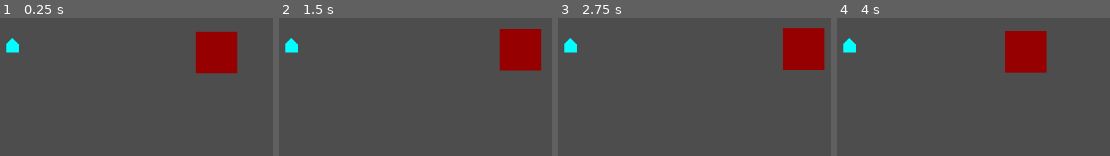
Above: before the commit, frames 1-4 (left to right).
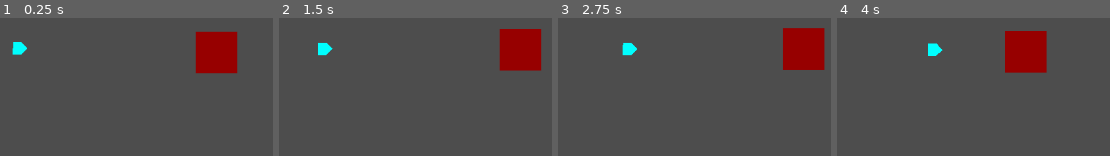
Above: after the commit, the same moments.

Repository: maurice-borys/BathGameJam2025
Game: Godot game, scene res://Jericho Area No Touchy/Mummy/MummyPlayground.tscn
Same seed, same stepped clock (60 frames per second), same inputs: the game is played once before the commit and once after it. This scene is started directly instead of the project's main scene.
Inputs (mouse positions are in pixels of both pictures, inside the frame that each line leads up to):
- Up to frame 1 (0.25 s): no input
- Up to frame 2 (1.5 s): move the mouse to (outside the picture) at 0.52 s; hold D 0.53-1.25 s; tap 1 (button_1) at 0.6 s; click (outside the picture) at 0.67 s; drag from (336, 74) to (524, 48) at 1.27 s
- Up to frame 3 (2.75 s): move the mouse to (outside the picture) at 2.02 s; hold D from 2.03 s (still down); tap 3 (button_3) at 2.1 s
- Up to frame 4 (4 s): release D at 2.75 s; drag from (1014, 142) to (850, 37) at 2.77 s; move the mouse to (outside the picture) at 3.52 s; hold A from 3.53 s (still down); hold Shift from 3.53 s (still down)

The runs differ from the first frame. In frame 1, 0.5% of the frame differs, in the area x 2-10%, y 14-27%; in frame 2, 0.8%; in frame 3, 0.8%, in the area x 2-29%, y 14-28%; in frame 4, 0.8%.
Error before the commit: Invalid access to property or key 'global_position' on a base object of type 'null instance'. (res://Jericho)

Commit message:
pushy the pus{censored}

Diff:
--- a/jamjourney/Jericho Area No Touchy/Mummy/MummyPlayground.tscn
+++ b/jamjourney/Jericho Area No Touchy/Mummy/MummyPlayground.tscn
@@ -17,7 +17,7 @@
 
 [node name="Fighter" parent="." node_paths=PackedStringArray("targetArray", "testEnemy") instance=ExtResource("2_fd32x")]
 position = Vector2(-98, -2)
-targetArray = [NodePath("")]
+targetArray = [NodePath("../Mummy")]
 testEnemy = NodePath("../Mummy")
 
 [node name="NavigationRegion2D" type="NavigationRegion2D" parent="."]
--- a/jamjourney/Jericho Area No Touchy/Mummy/Scripts/mummyController.gd
+++ b/jamjourney/Jericho Area No Touchy/Mummy/Scripts/mummyController.gd
@@ -13,7 +13,7 @@
 @onready var healthModule : Health = $HealthModule
 @onready var strikeHitBox : Area2D = $Area2D
 
-@export var players : Array[Node2D]
+var players : Array[Node2D]
 @export var maxHealth : float = 1000
 @export var speed : float = 25
 @export var damage : float = 30
@@ -25,6 +25,11 @@
 @export var stopHealDuration : float = 1
 
 func _ready() -> void:
+	var rawPlayer = get_tree().get_nodes_in_group("Players")
+	for raw in rawPlayer:
+		if raw is Node2D:
+			players.append(raw)
+
 	healthModule.maxHealth = maxHealth
 	healthModule.health = maxHealth
 	healthModule.healthChanged.connect(healthChanged)
